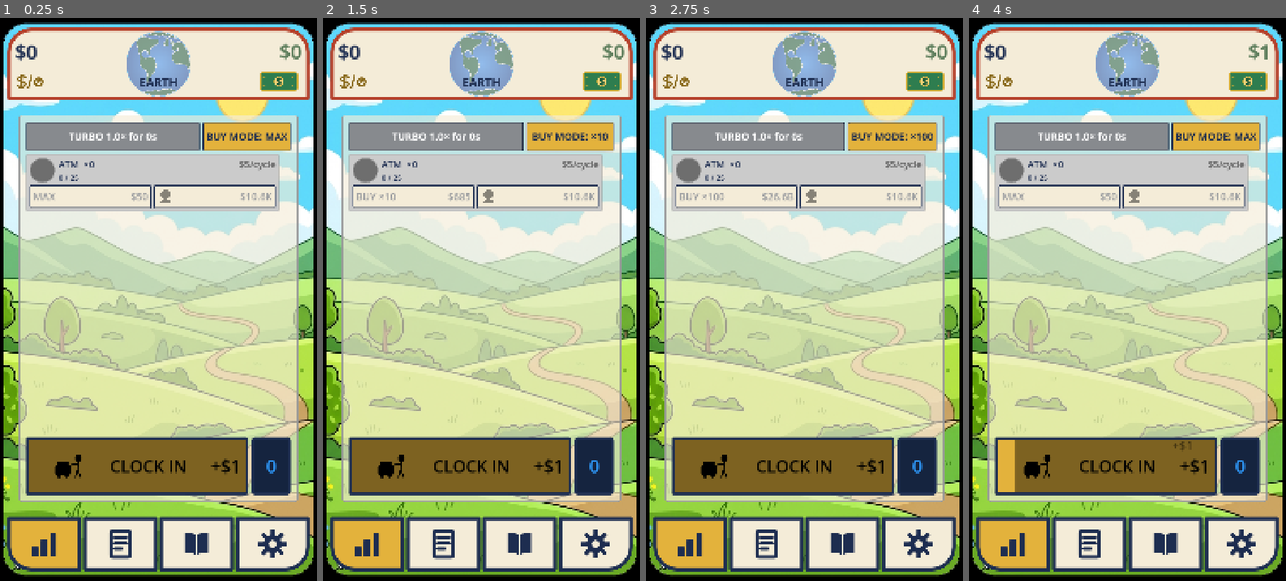
Above: before the commit, frames 1-4 (left to right).
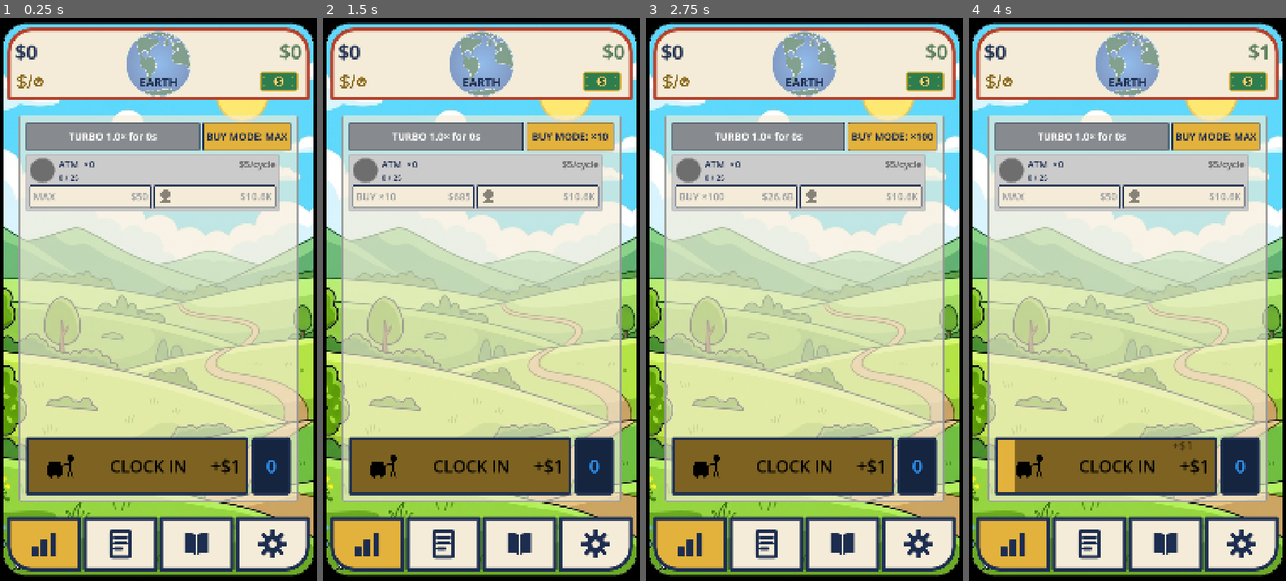
Above: after the commit, the same moments.

Repository: TimGoergen/american-tycoon
Game: Godot game, scene res://Main.tscn
The game is run twice, just before and just after one commit, with the same random seed, the same clock (stepped at 60 frames per second) and the same inputs.
Inputs (mouse positions are in pixels of both pictures, inside the frame that each line leads up to):
- Up to frame 1 (0.25 s): no input
- Up to frame 2 (1.5 s): click "BUY MODE: MAX" at 0.5 s; click "BUY MODE: ×1" at 1.25 s
- Up to frame 3 (2.75 s): click "BUY MODE: ×10" at 2 s
- Up to frame 4 (4 s): click "BUY MODE: ×100" at 2.75 s; click (1105, 468) at 3.5 s

The runs differ from the first frame. In frame 1, 0.2% of the frame differs, in the area x 14-26%, y 77-82%; in frame 2, 0.2%; in frame 3, 0.2%; in frame 4, 0.2%.

Commit message:
UI: center the mail-cart icon in its Clock In cell (was right-aligned)
Co-Authored-By: Claude Opus 4.8 <noreply@anthropic.com>
Claude-Session: https://claude.ai/code/session_01YGt1uUMG6RvKpKkyyiDnAD

Diff:
--- a/game/scripts/ui/WagePanel.gd
+++ b/game/scripts/ui/WagePanel.gd
@@ -237,18 +237,16 @@
 	content.add_child(row)
 
 	# Left: the "office worker pushing a mail cart" icon, tinted navy to match the labels. It is
-	# 30% smaller than before and RIGHT-aligned within its cell (the cell's ALIGNMENT_END pushes
-	# the icon to its right), so the smaller cart sits closer to the centered "CLOCK IN" text
-	# (Tim, 2026-06-28).
+	# 30% smaller than before and CENTER-aligned within its cell (Tim, 2026-06-29).
 	var icon_cell := HBoxContainer.new()
-	icon_cell.custom_minimum_size = Vector2(180, 0)  # same left footprint; the icon hugs its right
-	icon_cell.alignment = BoxContainer.ALIGNMENT_END
+	icon_cell.custom_minimum_size = Vector2(180, 0)  # the icon's left footprint
+	icon_cell.alignment = BoxContainer.ALIGNMENT_CENTER
 	icon_cell.mouse_filter = Control.MOUSE_FILTER_IGNORE
 
 	_wage_icon = TextureRect.new()
 	_wage_icon.texture = preload("res://art/icons/mail_cart.svg")
 	_wage_icon.custom_minimum_size = Vector2(126, 0)  # 180 × 0.7 = 30% smaller
-	_wage_icon.size_flags_horizontal = Control.SIZE_SHRINK_END  # don't fill — let ALIGNMENT_END place it
+	_wage_icon.size_flags_horizontal = Control.SIZE_SHRINK_CENTER  # don't fill — let ALIGNMENT_CENTER place it
 	_wage_icon.size_flags_vertical = Control.SIZE_FILL
 	_wage_icon.expand_mode = TextureRect.EXPAND_IGNORE_SIZE
 	_wage_icon.stretch_mode = TextureRect.STRETCH_KEEP_ASPECT_CENTERED
